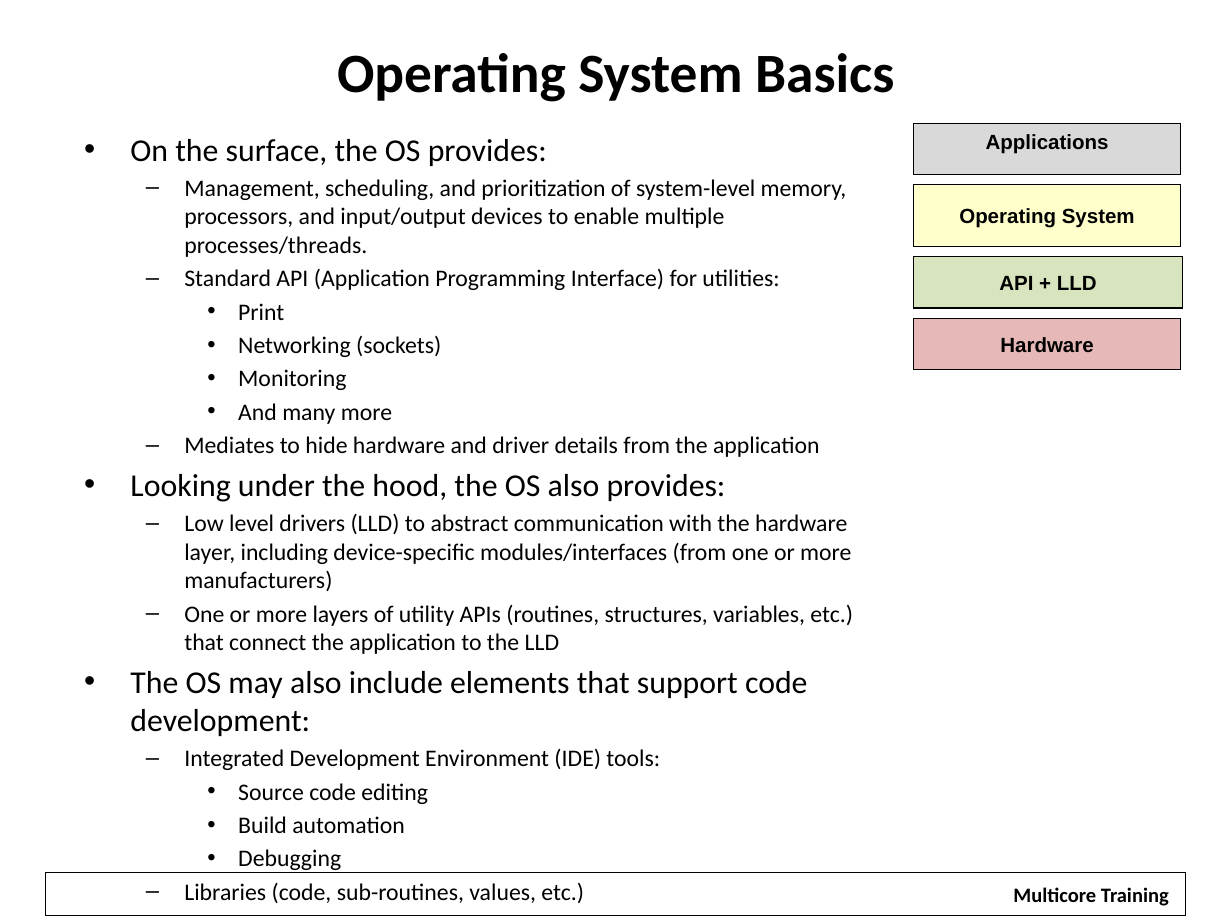
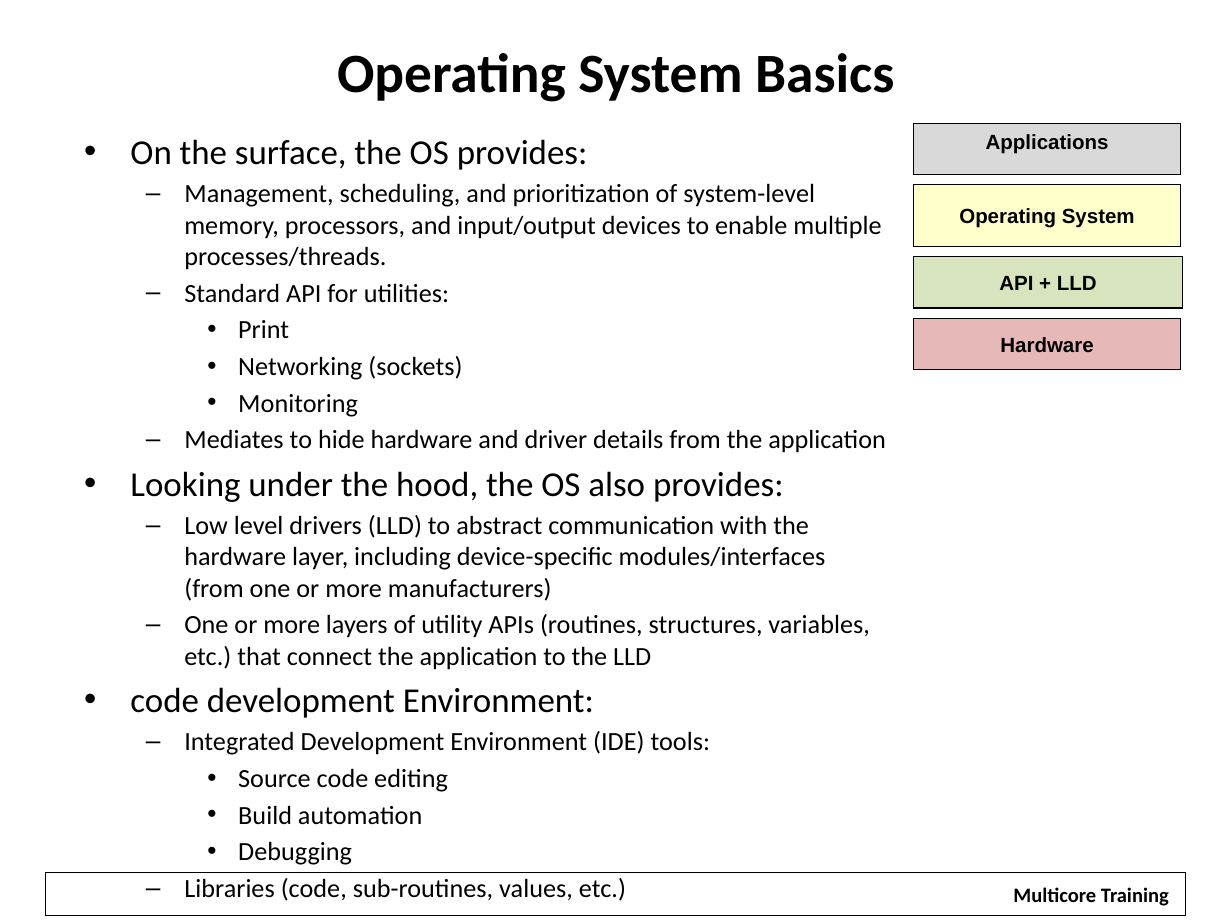
Before and after one commit to hari1989/keystone-workshop, a slide deck: slide 4 of preliminary/Introduction to KeyStone Software ECO RJH.pptx. Drawn at 1232x924 pixels with LibreOffice and Linux fonts; fonts in the diff are those of the drawing; background and template pictures are left out. Boxes give left, top, right and bottom in pixels: in the first picture for what was removed or moved away, otherwise in the second. Text is boxed around its words. In the diff, an @@ line names an element or a change of style, - is before the commit and + after.

```diff
--- a/preliminary/Introduction to KeyStone Software ECO RJH.pptx
+++ b/preliminary/Introduction to KeyStone Software ECO RJH.pptx
@@ text at (130,139,886,825): size 18.6 to 20.4 pt in "On the surface, the OS provides:", "Looking under the hood, the OS also ..."; size 13.9 to 15.3 pt in "Management, scheduling, and prioritization of system-level m ...", "Print", "Networking (sockets)", "Monitoring" and 8 more places @@
@@ text at (184,283,449,303): text changed; size 13.9 to 15.3 pt @@
-  – Standard API (Application Programming Interface) for utilities:
+  – Standard API for utilities:
@@ text at (238,403,392,424): paragraph removed @@
-    • And many more
@@ text at (130,687,594,718): text changed; size 18.6 to 20.4 pt @@
-• The OS may also include elements that support code development:
+• code development Environment:
```
Also in this commit, not shown: 4 other slides changed.
